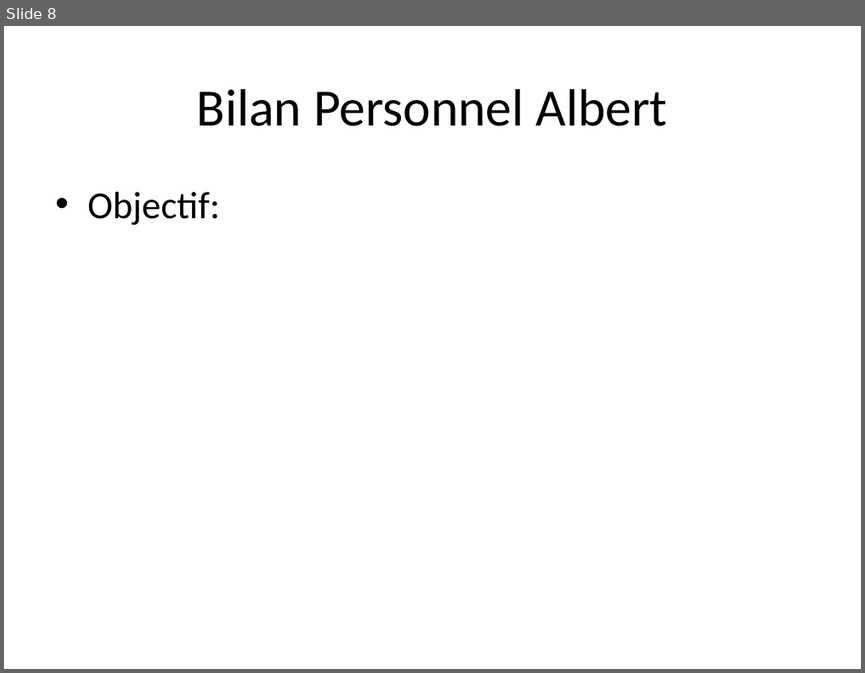
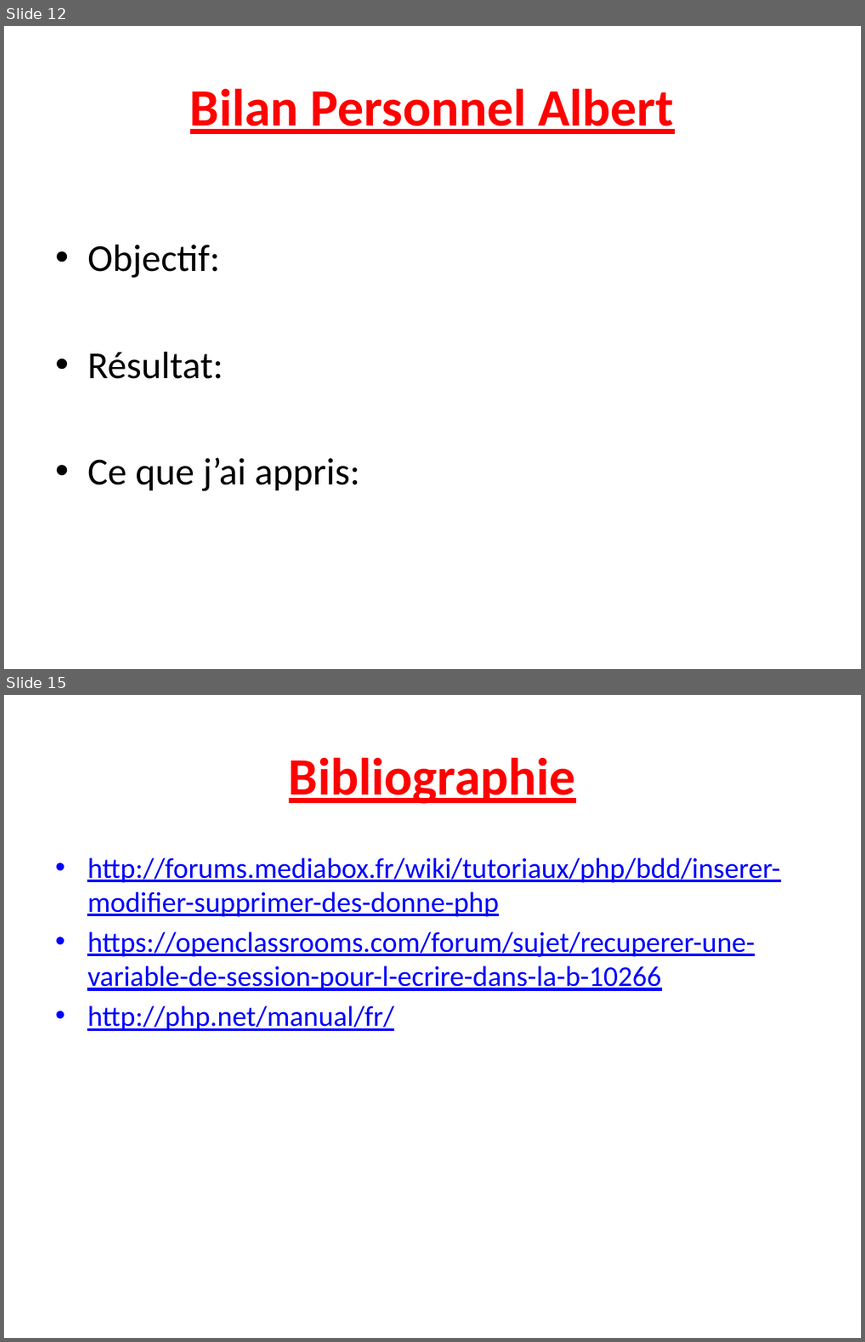
Before and after one commit to albedmds/web, a slide deck: Projet/Rendu final diapo.pptx. Shown one above the other, each under a label of ours: slide 8 before the commit, slides 12 and 15 after it; the slides between them are not shown. The pictures are 865x673 and 865x1342 pixels, drawn with LibreOffice and Linux fonts; fonts in the diff are those of the drawing. Boxes give left, top, right and bottom in pixels: in the first picture for what was removed or moved away, otherwise in the second. Text is boxed around its words. In the diff, an @@ line names an element or a change of style, - is before the commit and + after.

Commit message:
Diapo fini (Manque Albert)

```diff
--- a/Projet/Rendu final diapo.pptx
+++ b/Projet/Rendu final diapo.pptx
@@ slide 15 added at bbox=[4, 695, 861, 1338], background #FFFFFF @@
@@ title added at bbox=[289, 757, 576, 804], 44 pt, text #FF0000, bold, underline @@
+Bibliographie
@@ text added at bbox=[87, 857, 780, 1031], 24 pt, text #0000FF, underline @@
+• http://forums.mediabox.fr/wiki/tutoriaux/php/bdd/inserer-modifier-supprimer-des-donne-php
+• https://openclassrooms.com/forum/sujet/recuperer-une-variable-de-session-pour-l-ecrire-dans-la-b-10266
+• http://php.net/manual/fr/
@@ what was slide 8 is now slide 12 @@
@@ slide 12 changed as well @@
@@ title "Bilan Personnel Albert" at bbox=[190, 88, 674, 134]: text colour #000000 to #FF0000, bold on, underline on @@
@@ text at bbox=[87, 352, 360, 491]: paragraphs added @@
+• Résultat:
+• Ce que j’ai appris:
```
Also in this commit, not shown: 9 other slides changed, 4 other slides added, 1 slide removed.
